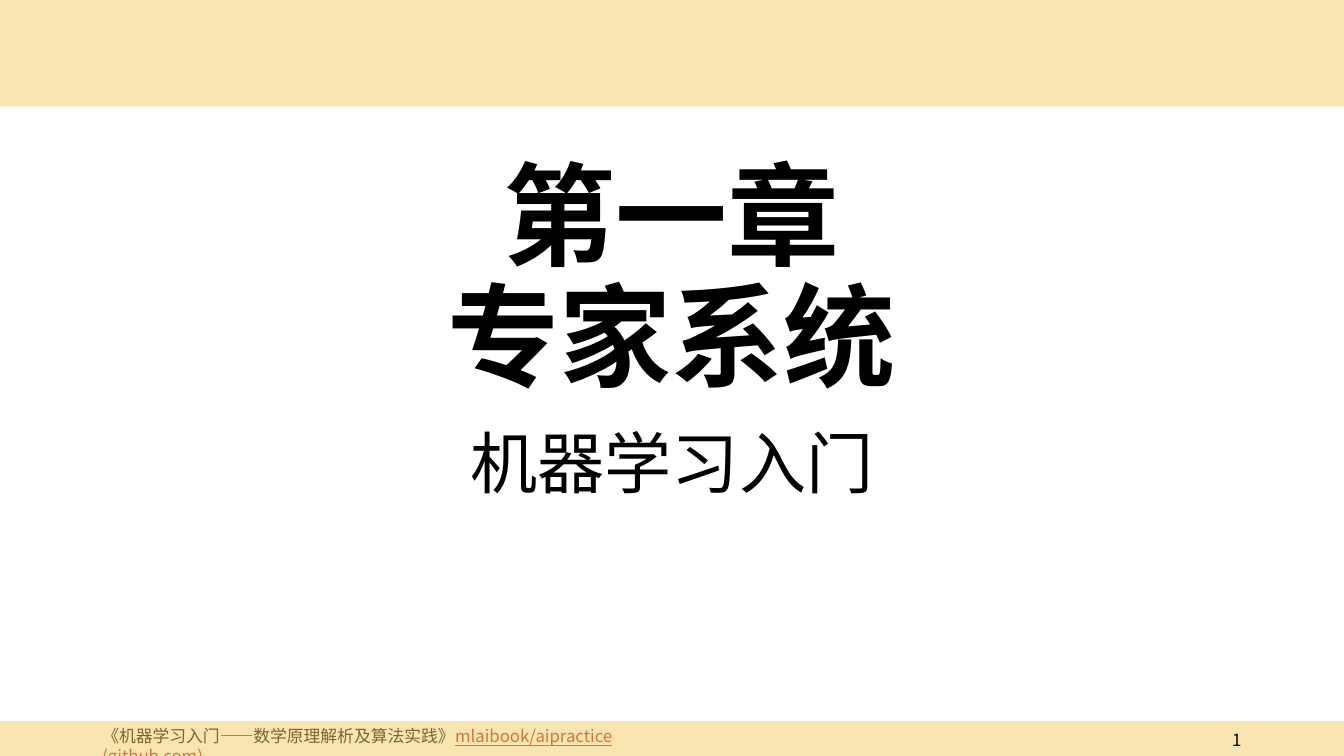
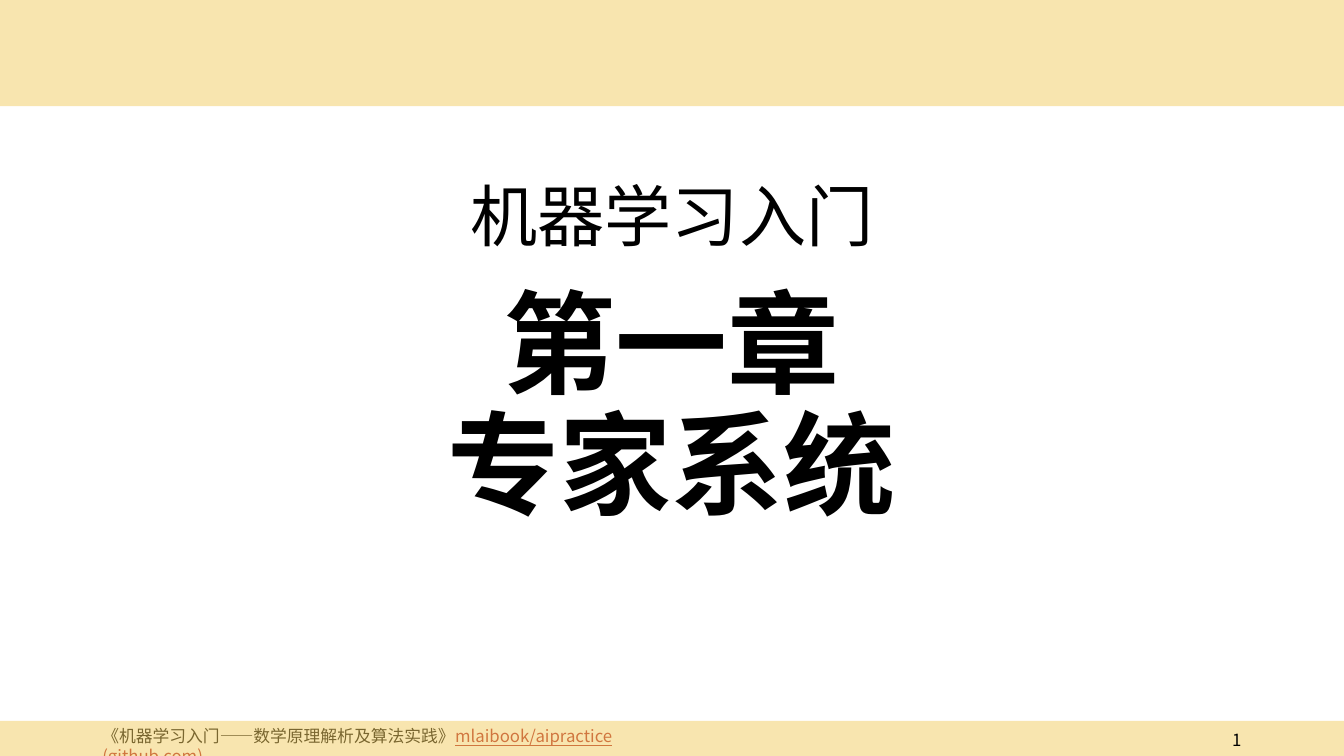
Before and after one commit to mlaibook/mlaibook.github.io, a slide deck: slide 1 of assets/slides/ch1-expert-system.pptx. Drawn at 1344x756 pixels with LibreOffice and Linux fonts; fonts in the diff are those of the drawing. Boxes give left, top, right and bottom in pixels: in the first picture for what was removed or moved away, otherwise in the second. Text is boxed around its words. In the diff, an @@ line names an element or a change of style, - is before the commit and + after.

```diff
--- a/assets/slides/ch1-expert-system.pptx
+++ b/assets/slides/ch1-expert-system.pptx
@@ subtitle "机器学习入门": place and size @@
-subtitle "机器学习入门" at [470, 431, 873, 494]
+subtitle "机器学习入门" at [470, 184, 873, 247]
@@ subtitle "机器学习入门" at [470, 184, 873, 247]: vertical alignment top to bottom @@
@@ title "第一章 专家系统": place and size @@
-title "第一章 专家系统" at [448, 160, 896, 389]
+title "第一章 专家系统" at [448, 288, 896, 517]
@@ title "第一章 专家系统" at [448, 288, 896, 517]: vertical alignment bottom to top @@
```
Also in this commit, not shown: 5 other files.
